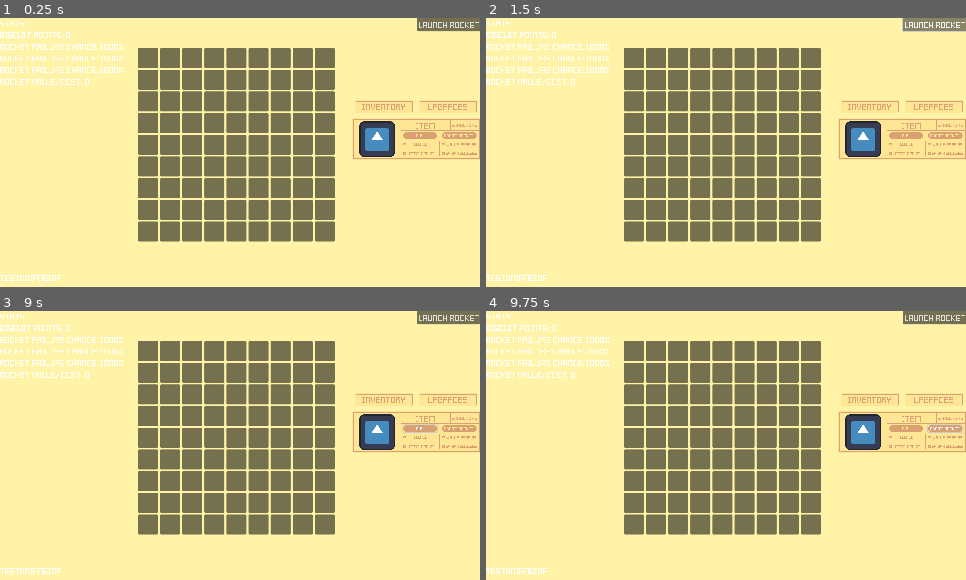
Above: before the commit, frames 1-4 (two rows, left to right).
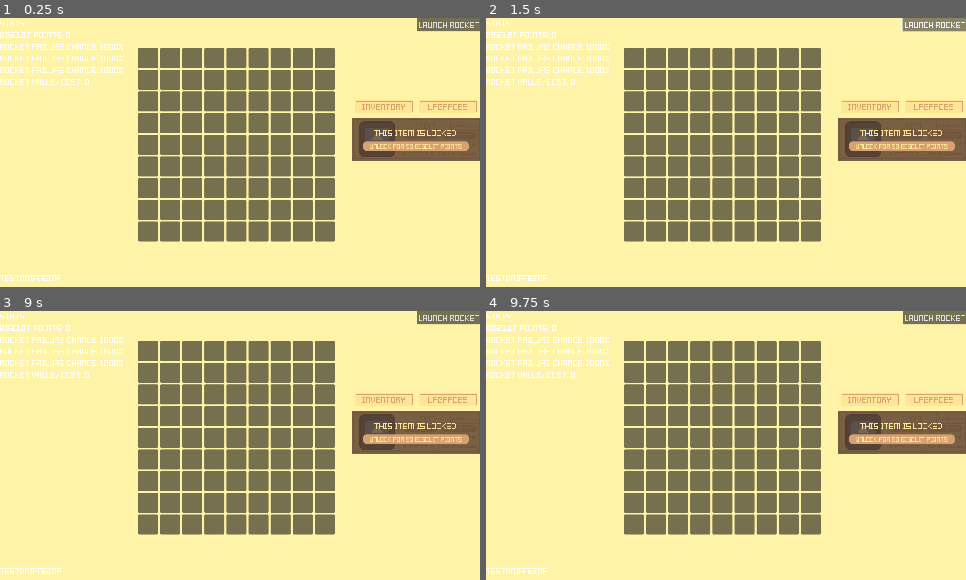
Above: after the commit, the same moments.

Repository: A-coder152/Build-a-Biscship-public
Game: Godot game, scene res://Scene/main.tscn
The game is run twice, just before and just after one commit, with the same random seed, the same clock (stepped at 60 frames per second) and the same inputs. This scene is started directly instead of the project's main scene. The engine's default icon, where the game draws it, is replaced by a stand-in: a white triangle on a blue panel in a dark square. Sound files missing from this copy of the repository are replaced by a short silence.
Inputs (mouse positions are in pixels of both pictures, inside the frame that each line leads up to):
- Up to frame 1 (0.25 s): no input
- Up to frame 2 (1.5 s): click (903, 147) at 0.5 s, where only the run after the commit has a clickable "Unlock for 50 biscuit points"; click "Launch Rocket!" at 1.25 s
- Up to frame 3 (9 s): click "Launch Rocket!" at 2 s; click (417, 432) at 2.75 s; click "Inventory" at 3.5 s; click "Upgrades" at 4.25 s; click (364, 421) at 5 s; click (388, 421) at 5.75 s; click (417, 421) at 6.5 s; click (441, 421) at 7.25 s; click (465, 421) at 8 s; click "Buy" at 8.75 s
- Up to frame 4 (9.75 s): click "Add To Rocket" at 9.5 s

The runs differ from the first frame. In frame 1, 4.1% of the frame differs, in the area x 73-100%, y 37-54%; in frame 2, 4.1%; in frame 3, 4.1%; in frame 4, 4.1%.
Error before the commit: Attempt to call function 'get_children' in base 'null instance' on a null instance. (res://Scripts/main.gd:472)
Error after the commit: Attempt to call function 'get_children' in base 'null instance' on a null instance. (res://Scripts/main.gd:474)

Commit message:
added locked items

Diff:
--- a/Scene/item_box.tscn
+++ b/Scene/item_box.tscn
@@ -162,6 +162,36 @@
 text = "Add To Rocket
 "
 
+[node name="lockscreen" type="ColorRect" parent="."]
+layout_mode = 0
+offset_right = 308.0
+offset_bottom = 101.0
+color = Color(0.364706, 0.266667, 0.192157, 0.823529)
+
+[node name="Label" type="Label" parent="lockscreen"]
+layout_mode = 0
+offset_top = 9.0
+offset_right = 306.0
+offset_bottom = 59.0
+theme_override_colors/font_color = Color(1, 0.901961, 0.584314, 1)
+text = "This item is locked"
+horizontal_alignment = 1
+vertical_alignment = 1
+
+[node name="unlock" type="Button" parent="lockscreen"]
+layout_mode = 0
+offset_left = 27.0
+offset_top = 55.0
+offset_right = 280.0
+offset_bottom = 78.0
+theme_override_colors/font_color = Color(1, 0.901961, 0.584314, 1)
+theme_override_font_sizes/font_size = 12
+theme_override_styles/hover = SubResource("StyleBoxFlat_tudev")
+theme_override_styles/pressed = SubResource("StyleBoxFlat_tudev")
+theme_override_styles/normal = SubResource("StyleBoxFlat_tudev")
+text = "  Unlock for 50 biscuit points  "
+
 [connection signal="pressed" from="Button" to="." method="_on_back_pressed"]
 [connection signal="pressed" from="Buy" to="." method="_on_buy_pressed"]
 [connection signal="pressed" from="Add" to="." method="_on_add_pressed"]
+[connection signal="pressed" from="lockscreen/unlock" to="." method="_on_unlock_pressed"]
--- a/Scripts/item_box.gd
+++ b/Scripts/item_box.gd
@@ -11,6 +11,7 @@
 func setup(dict):
 	main_scene = get_tree().current_scene
 	item = dict
+	$lockscreen.visible = item.locked
 	if len(item.part_name) > 10: $Name.set("theme_override_font_sizes/font_size", 160/len(item.part_name))
 	$Name.text = item.part_name
 	$Type.text = item.TYPE.keys()[item.type]
@@ -37,3 +38,6 @@
 
 func _on_back_pressed() -> void:
 	main_scene.encyclopedia_time(item)
+
+func _on_unlock_pressed() -> void:
+	main_scene.unlock_item(item)
--- a/Scripts/main.gd
+++ b/Scripts/main.gd
@@ -270,8 +270,6 @@
 		message_log.new_message("You need to add parts to your rocket first!")
 		return
 
-	special_cells_placed = []
-
 	for build in builds:
 		if builds.find(build) != main_build_idx:
 			for part in build:
@@ -312,11 +310,15 @@
 		message_log.new_message("Launch FAILED! The rocket exploded and you lost %s Biscuit Points." % rocket_cost)
 
 	# Reset rocket for thge next launch
+	for i in special_cells_placed:
+		last_highlighted_cells.append(i[0])
+	special_cells_placed = []
 	clear_rocket()
 	is_launching = false
 
 func clear_rocket():
 	rocket_parts.clear()
+	_reset_highlight()
 	for obje in parts_obj:
 		if obje: obje.queue_free()
 	for child: Control in grid.get_children():
@@ -735,6 +737,13 @@
 
 #endregion
 
+func unlock_item(item):
+	if biscuit_points < 50:
+		message_log.new_message("Cannot afford to unlock this item!")
+		return
+	biscuit_points -= 50
+	item.locked = false
+	reset_items_container()
 
 func _on_popup_button_pressed() -> void:
 	$AudioPopup.queue_free()
